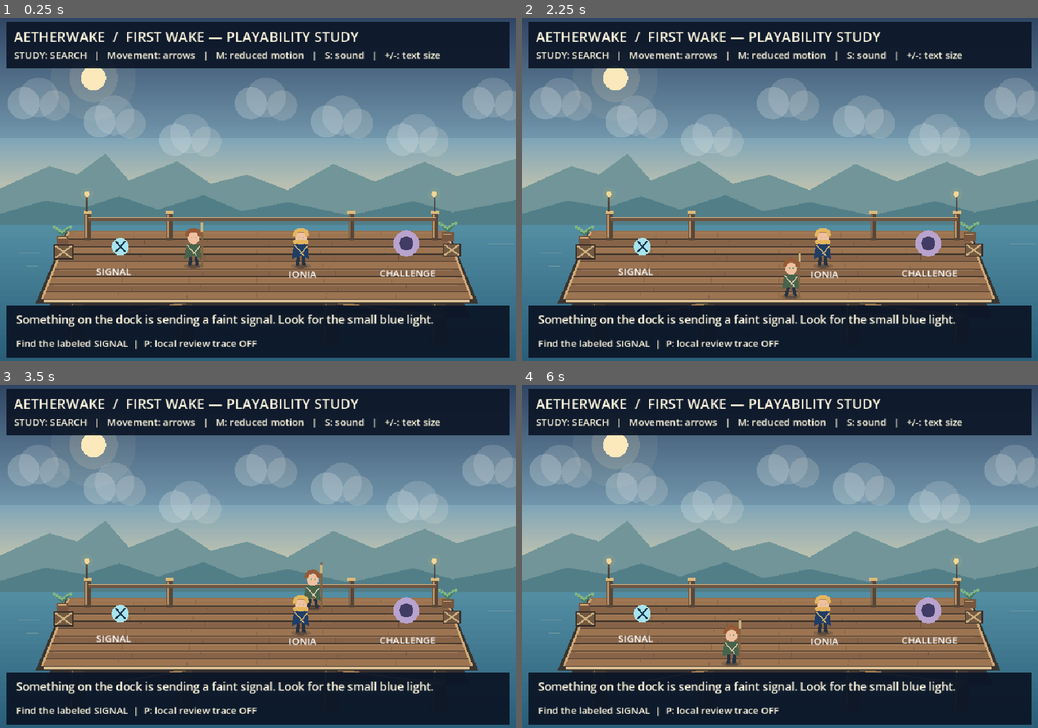
Above: before the commit, frames 1-4 (two rows, left to right).
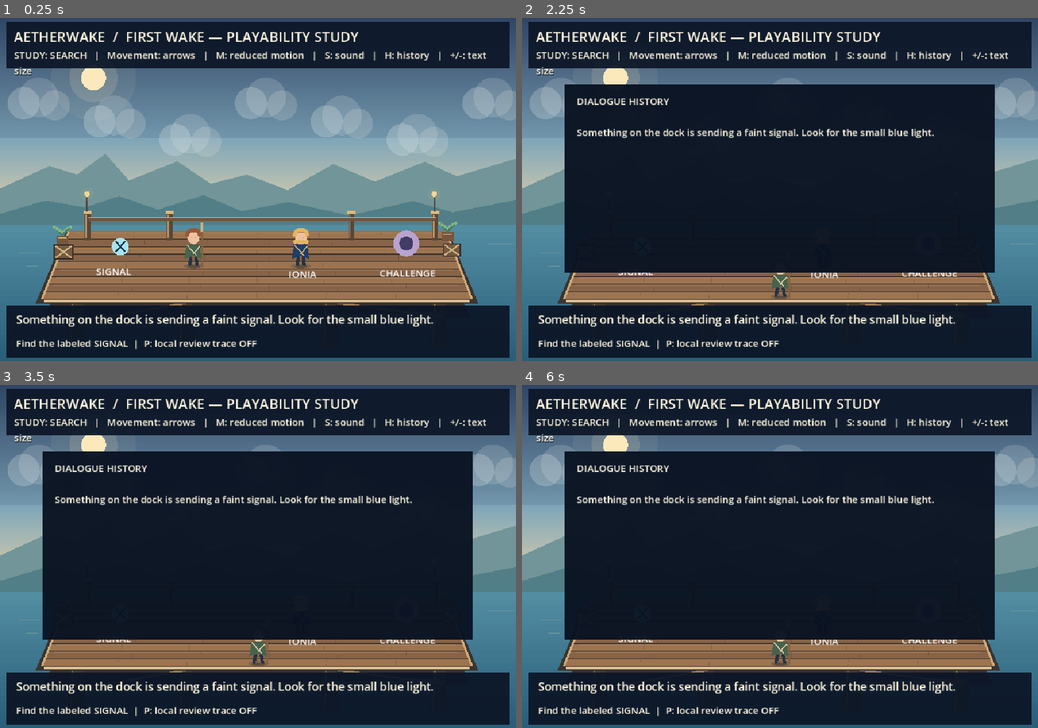
Above: after the commit, the same moments.

Repository: ndrorchestration/ToSailaStarrySky-jrpg
Game: Godot game, scene res://scenes/vertical_slice_review.tscn
Two runs of this game, one before a commit and one after it. Both use one fixed random seed, a clock stepped at 60 frames per second and the inputs below. This scene is started directly instead of the project's main scene.
Inputs:
- Up to frame 1 (0.25 s): no input
- Up to frame 2 (2.25 s): tap Enter at 0.5 s; hold Right (ui_right) 0.53-1.28 s; tap 1 (aetherwake_choice_primary) at 0.6 s; hold Down (ui_down) 1.28-2.03 s; tap 2 (aetherwake_choice_secondary) at 1.35 s; tap Space at 2 s; hold Right (ui_right) from 2.03 s (still down); tap H (aetherwake_history) at 2.1 s
- Up to frame 3 (3.5 s): release Right (ui_right) at 2.78 s; hold Up (ui_up) from 2.78 s (still down); tap E (aetherwake_interact) at 2.85 s
- Up to frame 4 (6 s): release Up (ui_up) at 3.53 s; hold Left (ui_left) 3.53-5.03 s; tap R at 3.6 s; tap Escape at 4.15 s; tap V at 4.35 s; hold Down (ui_down) 5.03-5.78 s; tap C at 5.1 s; hold Right (ui_right) from 5.78 s (still down); tap T at 5.85 s

The runs differ from the first frame. In frame 1, 0.3% of the frame differs, in the area x 2-95%, y 9-17%; in frame 2, 46%; in frame 3, 46%; in frame 4, 46%, in the area x 2-95%, y 9-82%.

Commit message:
feat(godot): add dialogue history and binding-aware choice/combat prompts

Diff:
--- a/godot/scripts/vertical_slice_review.gd
+++ b/godot/scripts/vertical_slice_review.gd
@@ -23,6 +23,8 @@
 var story: Label
 var hint: Label
 var stage_label: Label
+var history_panel: ColorRect
+var history_label: Label
 var elapsed_seconds: float = 0.0
 var reduced_motion: bool = true
 var text_size: int = 21
@@ -31,6 +33,8 @@
 var signal_audio_player: AudioStreamPlayer
 var trace_events: Array[Dictionary] = []
 var post_payoff_reaction_seen: bool = false
+var history_open: bool = false
+var dialogue_history: Array[String] = []
 var _story_message: String = "Something on the dock is sending a faint signal. Look for the small blue light."
 
 func _ready() -> void:
@@ -74,6 +78,16 @@
     story = _label(ui, Vector2(30, 548), text_size)
     hint = _label(ui, Vector2(30, 594), 18)
     headline.text = "AETHERWAKE  /  FIRST WAKE — PLAYABILITY STUDY"
+    history_panel = ColorRect.new()
+    history_panel.name = "DialogueHistoryPanel"
+    history_panel.position = Vector2(80, 125)
+    history_panel.size = Vector2(800, 350)
+    history_panel.color = Color(0.035, 0.07, 0.13, 0.96)
+    history_panel.visible = false
+    ui.add_child(history_panel)
+    history_label = _label(history_panel, Vector2(22, 18), 18)
+    history_label.custom_minimum_size = Vector2(756, 310)
+    _remember_story(_story_message)
     _refresh_ui()
 
 func _exit_tree() -> void:
@@ -150,7 +164,7 @@
         return false
     choice_state.discover_signal()
     stage = "meet"
-    _story_message = "A broken signal repeats two notes. Ionia might know who is waiting for an answer."
+    _set_story_message("A broken signal repeats two notes. Ionia might know who is waiting for an answer.")
     _record("clue_discovered")
     _play_signal_audio(SignalAudio.make_question())
     _refresh_ui()
@@ -161,7 +175,7 @@
         return false
     stage = "choose"
     ender.player_controlled = false
-    _story_message = "Ionia: The crew needs a hand, but the beacon could guide others home."
+    _set_story_message("Ionia: The crew needs a hand, but the beacon could guide others home.")
     _record("dialogue_open")
     _refresh_ui()
     return true
@@ -174,7 +188,7 @@
         return false
     stage = "approach"
     ender.player_controlled = true
-    _story_message = "Your promise is made. Try the signal challenge on the far side of the dock."
+    _set_story_message("Your promise is made. Try the signal challenge on the far side of the dock.")
     _record("choice_crew" if help_crew else "choice_beacon")
     _refresh_ui()
     return true
@@ -185,7 +199,7 @@
     encounter = Encounter.new()
     stage = "encounter"
     ender.player_controlled = false
-    _story_message = "A pulse gathers. Guard the warning to build an echo; strike when it quiets."
+    _set_story_message("A pulse gathers. Guard the warning to build an echo; strike when it quiets.")
     _record("encounter_started")
     _refresh_ui()
     queue_redraw()
@@ -199,15 +213,15 @@
             return false
         stage = "return"
         ender.player_controlled = true
-        _story_message = "The signal is calm. Return to the blue light to see what changed."
+        _set_story_message("The signal is calm. Return to the blue light to see what changed.")
         _record("encounter_completed")
     elif encounter.is_failed():
         stage = "approach"
         ender.player_controlled = true
-        _story_message = "The pulse overwhelmed you. Try again with guard when it gathers."
+        _set_story_message("The pulse overwhelmed you. Try again with guard when it gathers.")
         _record("encounter_retry")
     else:
-        _story_message = ("Your guard built an echo. " if action == "guard" and encounter.echo_focus > 0 else "Your action: " + action + ". ") + encounter.telegraph_text()
+        _set_story_message(("Your guard built an echo. " if action == "guard" and encounter.echo_focus > 0 else "Your action: " + action + ". ") + encounter.telegraph_text())
     _refresh_ui()
     queue_redraw()
     return true
@@ -217,9 +231,9 @@
         return false
     stage = "complete"
     if choice_state.dock_payoff_key() == "crew_reconnected":
-        _story_message = "The crew lights a welcome lantern. Someone answers the signal at last."
-    else:
-        _story_message = "The beacon shines again. A distant vessel sends a grateful reply."
+        _set_story_message("The crew lights a welcome lantern. Someone answers the signal at last.")
+    else:
+        _set_story_message("The beacon shines again. A distant vessel sends a grateful reply.")
     _record("payoff_reached")
     _play_signal_audio(SignalAudio.make_answer())
     _refresh_ui()
@@ -231,14 +245,19 @@
         return false
     post_payoff_reaction_seen = true
     if choice_state.choice == ChoiceState.Choice.HELP_CREW:
-        _story_message = "Ionia: You chose the people standing here. That kind of answer travels farther than you think."
-    else:
-        _story_message = "Ionia: One light cannot mend the whole sky. But someone out there can see a way home now."
+        _set_story_message("Ionia: You chose the people standing here. That kind of answer travels farther than you think.")
+    else:
+        _set_story_message("Ionia: One light cannot mend the whole sky. But someone out there can see a way home now.")
     _record("ionia_post_payoff_reaction")
     _refresh_ui()
     return true
 
 func _unhandled_input(event: InputEvent) -> void:
+    if event.is_action_pressed(InputPolicy.HISTORY):
+        toggle_history()
+        return
+    if history_open:
+        return
     if event.is_action_pressed(InputPolicy.CHOICE_PRIMARY):
         if stage == "choose":
             choose_path(true)
@@ -287,12 +306,12 @@
     elif event.keycode == KEY_ESCAPE and stage == "choose":
         stage = "meet"
         ender.player_controlled = true
-        _story_message = "You can talk to Ionia again whenever you're ready."
+        _set_story_message("You can talk to Ionia again whenever you're ready.")
         _refresh_ui()
     elif event.keycode == KEY_ESCAPE and stage == "encounter":
         stage = "approach"
         ender.player_controlled = true
-        _story_message = "The challenge can be retried at any time."
+        _set_story_message("The challenge can be retried at any time.")
         _refresh_ui()
 
 func context_prompt_text() -> String:
@@ -310,18 +329,44 @@
 func _refresh_ui() -> void:
     if stage_label == null:
         return
-    stage_label.text = "STUDY: " + stage.to_upper() + "   |   Movement: arrows   |   M: reduced motion   |   S: sound   |   +/-: text size"
+    var primary := InputPolicy.primary_label(InputPolicy.CHOICE_PRIMARY)
+    var secondary := InputPolicy.primary_label(InputPolicy.CHOICE_SECONDARY)
+    var history_key := InputPolicy.primary_label(InputPolicy.HISTORY)
+    stage_label.text = "STUDY: " + stage.to_upper() + "   |   Movement: arrows   |   M: reduced motion   |   S: sound   |   " + history_key + ": history   |   +/-: text size"
     story.text = _story_message
     if stage == "choose":
-        hint.text = "1: Help the crew   |   2: Repair the beacon   |   Esc: later"
+        hint.text = primary + ": Help the crew   |   " + secondary + ": Repair the beacon   |   Esc: later"
     elif stage == "encounter":
-        hint.text = "HP %d  |  Signal %d  |  Echo %d  |  1: Strike  2: Guard  Esc: exit" % [encounter.player_hp, encounter.challenge_hp, encounter.echo_focus]
+        hint.text = "HP %d  |  Signal %d  |  Echo %d  |  %s: Strike  %s: Guard  Esc: exit" % [encounter.player_hp, encounter.challenge_hp, encounter.echo_focus, primary, secondary]
     elif stage == "complete":
         var optional_prompt := context_prompt_text()
         hint.text = ("Prototype complete. " if optional_prompt.is_empty() else optional_prompt + "  |  ") + "No save or story canon."
     else:
         hint.text = context_prompt_text() + "  |  P: local review trace %s" % ("ON" if trace_opt_in else "OFF")
 
+func _set_story_message(message: String) -> void:
+    _story_message = message
+    _remember_story(message)
+
+func _remember_story(message: String) -> void:
+    if message.is_empty():
+        return
+    if dialogue_history.is_empty() or dialogue_history[-1] != message:
+        dialogue_history.append(message)
+        if dialogue_history.size() > 8:
+            dialogue_history.pop_front()
+    if history_label != null:
+        history_label.text = "DIALOGUE HISTORY\n\n" + "\n\n".join(dialogue_history)
+
+func toggle_history() -> void:
+    history_open = not history_open
+    history_panel.visible = history_open
+    if history_open:
+        ender.player_controlled = false
+    else:
+        ender.player_controlled = stage != "choose" and stage != "encounter"
+    _record("history_open" if history_open else "history_close")
+
 func _play_signal_audio(stream: AudioStreamWAV) -> void:
     if not audio_enabled or signal_audio_player == null:
         return
